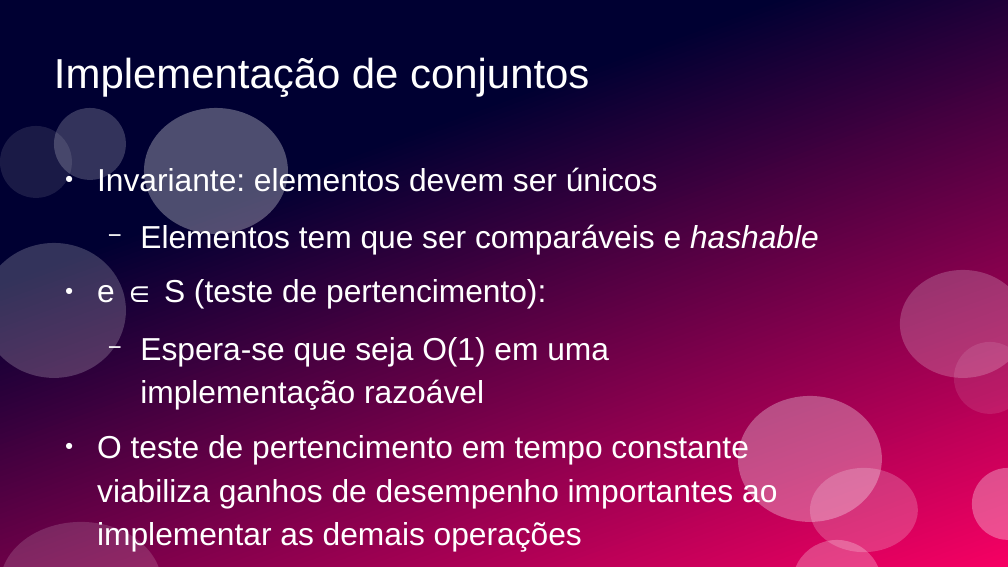
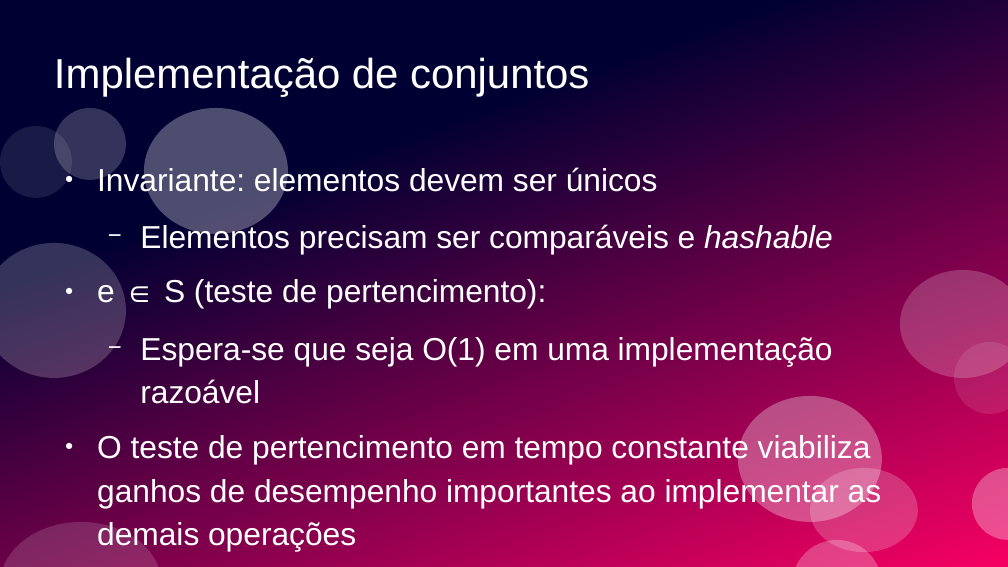
Before and after one commit to ramalho/sets-in-go, a slide deck: slide 25 of conj-em-go1_28.odp (slide 24 before the commit). Drawn at 1008x567 pixels with LibreOffice and Linux fonts; fonts in the diff are those of the drawing. Boxes give left, top, right and bottom in pixels: in the first picture for what was removed or moved away, otherwise in the second. Text is boxed around its words. In the diff, an @@ line names an element or a change of style, - is before the commit and + after.

Commit message:
slides em PT-BR

```diff
--- a/conj-em-go1_28.odp
+++ b/conj-em-go1_28.odp
@@ text at [140,223,833,254]: text changed @@
-  − Elementos tem que ser comparáveis e hashable
+  − Elementos precisam ser comparáveis e hashable
```
Also in this commit, not shown: 15 other slides changed, 2 slides added, 1 slide removed.
